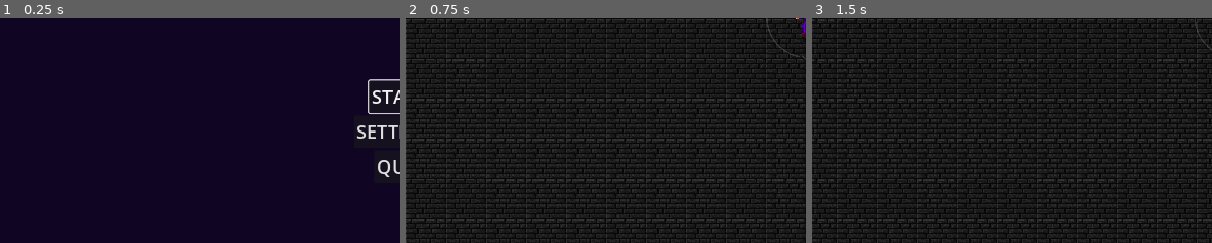
Above: before the commit, frames 1-3 (left to right).
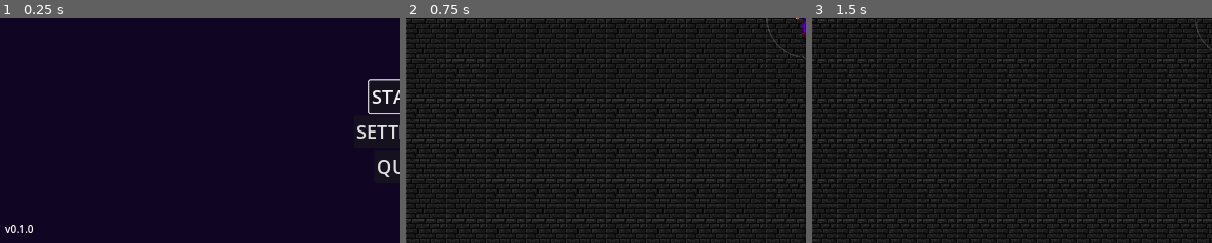
Above: after the commit, the same moments.

Repository: adrianwhatfield/ancient-arena
Game: Godot game, scene res://Scenes/main_menu.tscn
Same seed, same stepped clock (60 frames per second), same inputs: the game is played once before the commit and once after it.
Inputs (mouse positions are % of the whole screen's width and height, from its top left):
- Up to frame 1 (0.25 s): no input
- Up to frame 2 (0.75 s): click "START" at 0.5 s
- Up to frame 3 (1.5 s): tap Enter at 1.25 s; move the mouse to (72, 45) at 1.27 s; hold D (right) from 1.28 s (still down); click (72, 45) at 1.35 s
The pictures show only the part of the screen within x 0-50%, y 50-100%; the shares and areas given below are measured in that part.

The runs differ from the first frame. In frame 1, 0.1% of the frame differs, in the area x 1-9%, y 92-96%; in frame 2, nothing differs; in frame 3, nothing differs.

Commit message:
Add export templates

Diff:
--- a/ancient_arena/Scenes/main_menu.tscn
+++ b/ancient_arena/Scenes/main_menu.tscn
@@ -62,6 +62,18 @@
 theme_override_font_sizes/font_size = 30
 text = "QUIT"
 
+[node name="Version" type="Label" parent="."]
+layout_mode = 1
+anchors_preset = 2
+anchor_top = 1.0
+anchor_bottom = 1.0
+offset_left = 8.0
+offset_top = -33.0
+offset_right = 53.0
+offset_bottom = -7.0
+grow_vertical = 0
+text = "v0.1.0"
+
 [connection signal="pressed" from="VBoxContainer/Button" to="." method="_on_button_pressed"]
 [connection signal="pressed" from="VBoxContainer/Button2" to="." method="_on_button_2_pressed"]
 [connection signal="pressed" from="VBoxContainer/Button3" to="." method="_on_button_3_pressed"]
Not shown, added: ancient_arena/export_presets.cfg
